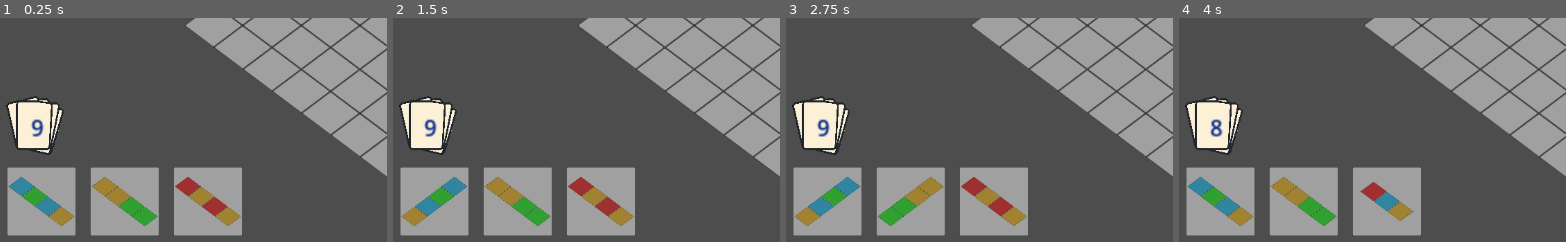
Above: before the commit, frames 1-4 (left to right).
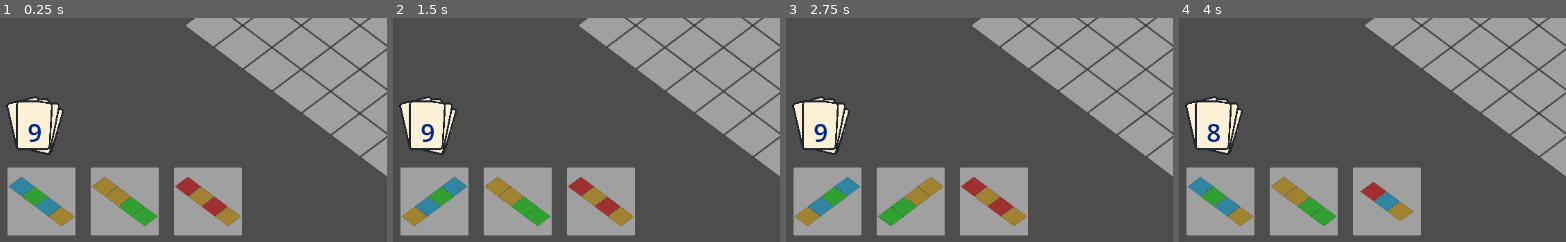
Above: after the commit, the same moments.

Repository: Suruks/Deck-and-Districts-Godot
Game: Godot game, scene res://main.tscn
Same seed, same stepped clock (60 frames per second), same inputs: the game is played once before the commit and once after it.
Inputs (mouse positions are % of the whole screen's width and height, from its top left):
- Up to frame 1 (0.25 s): no input
- Up to frame 2 (1.5 s): tap Enter at 0.5 s; move the mouse to (5, 89) at 0.52 s; tap R at 0.6, 1.35 s; click (5, 89) at 0.67 s; tap Space at 1.25 s; move the mouse to (16, 89) at 1.27 s; click (16, 89) at 1.42 s
- Up to frame 3 (2.75 s): tap Enter at 2 s; move the mouse to (27, 89) at 2.02 s; tap R at 2.1 s; click (27, 89) at 2.17 s
- Up to frame 4 (4 s): tap Space at 2.75 s; move the mouse to (45, 70) at 2.77 s; tap R at 2.85, 3.6 s; click (45, 70) at 2.92 s; tap Enter at 3.5 s; move the mouse to (81, 65) at 3.52 s; click (81, 65) at 3.67 s
The pictures show only the part of the screen within x 0-50%, y 48-98%; the shares and areas given below are measured in that part.

The runs differ from the first frame. In frame 1, 0.3% of the frame differs, in the area x 7-12%, y 45-56%; in frame 2, 0.3%; in frame 3, 0.3%; in frame 4, 0.3%.

Commit message:
added font

Diff:
--- a/main.gd
+++ b/main.gd
@@ -67,9 +67,14 @@
 	# --- Лейбл с количеством карт ---
 	deck_label = Label.new()
 	deck_label.text = str(deck.cards.size())
-	deck_label.scale = Vector2(2.0, 2.0)
+
+	var font_var = FontVariation.new()
+	font_var.base_font = load("res://your_font.ttf")
+	deck_label.add_theme_font_override("font", font_var)
+	deck_label.add_theme_font_size_override("font_size", 36)
+
 	$CanvasLayer.add_child(deck_label)
-	deck_label.position = Vector2(65, get_viewport_rect().size.y - 200)
+	deck_label.position = Vector2(60, get_viewport_rect().size.y - 195)
 	deck_label.modulate = Color(0.0, 0.145, 0.541, 1.0)
 
 
Binary file added: ARLRDBD.TTF
Not shown, added: ARLRDBD.TTF.import
